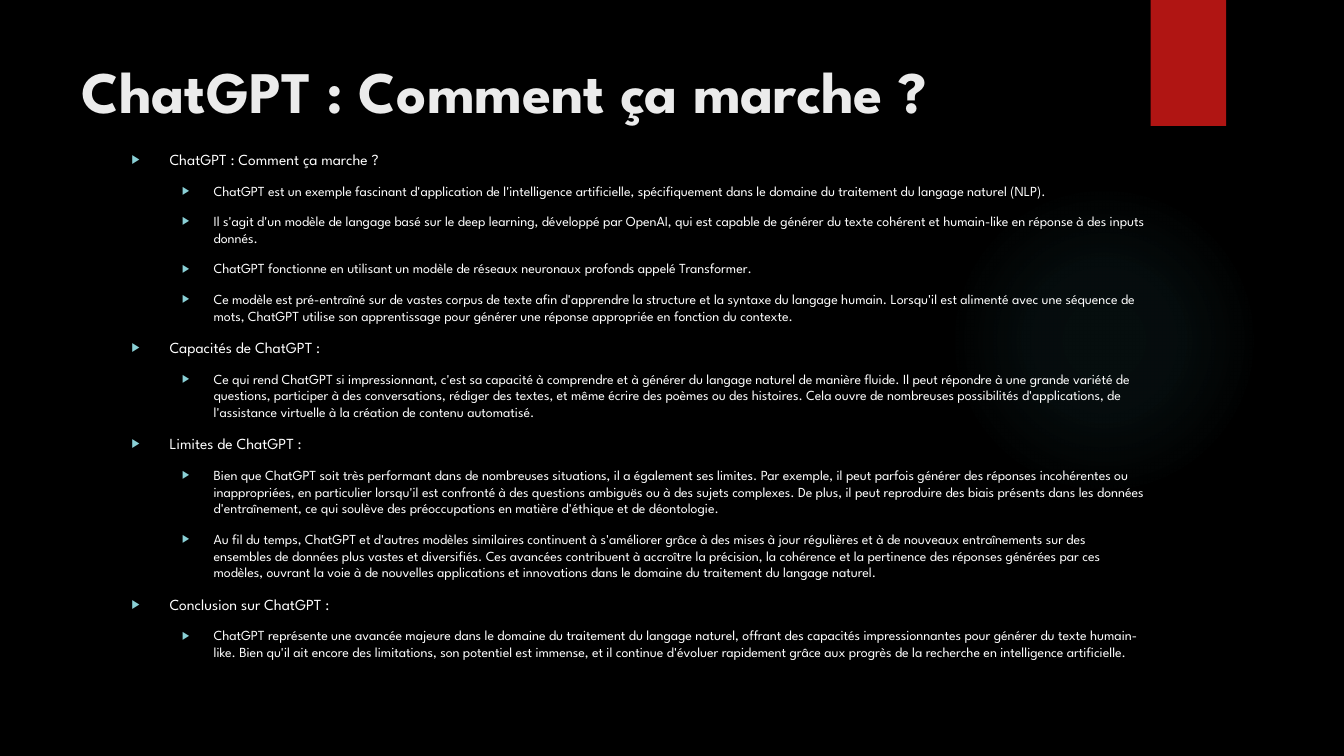
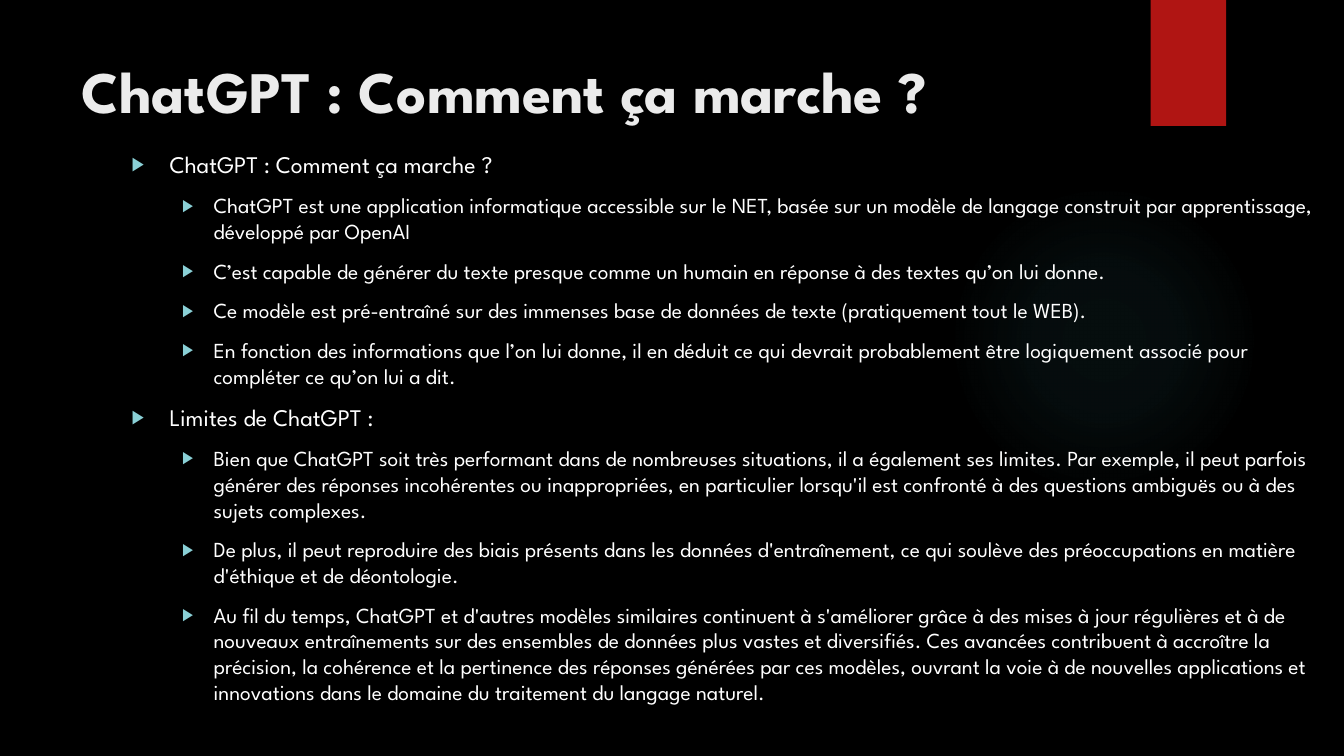
Before and after one commit to anumby-source/AnumbyMasterMind, a slide deck: slide 9 of Presentation.pptx. Drawn at 1344x756 pixels with LibreOffice and Linux fonts; fonts in the diff are those of the drawing; background and template pictures are left out. Boxes give left, top, right and bottom in pixels: in the first picture for what was removed or moved away, otherwise in the second. Text is boxed around its words. In the diff, an @@ line names an element or a change of style, - is before the commit and + after.

```diff
--- a/Presentation.pptx
+++ b/Presentation.pptx
@@ text at <box>170,156,1305,705</box>: size 11 to 17 pt in "ChatGPT : Comment ça marche ?", "Limites de ChatGPT :"; size 9.9 to 15.3 pt in "Au fil du temps, ChatGPT et d'autres ..." @@
@@ text at <box>214,198,1312,389</box>: text changed; size 9.9 to 15.3 pt @@
-  ▶ ChatGPT est un exemple fascinant d'application de l'intelligence artificielle, spécifiquement dans le domaine du traitement du langage naturel (NLP).
-  ▶ Il s'agit d'un modèle de langage basé sur le deep learning, développé par OpenAI, qui est capable de générer du texte cohérent et humain-like en réponse à des inputs donnés.
-  ▶ ChatGPT fonctionne en utilisant un modèle de réseaux neuronaux profonds appelé Transformer.
-  ▶ Ce modèle est pré-entraîné sur de vastes corpus de texte afin d'apprendre la structure et la syntaxe du langage humain. Lorsqu'il est alimenté avec une séquence de mots, ChatGPT utilise son apprentissage pour générer une réponse appropriée en fonction du contexte.
-▶ Capacités de ChatGPT :
-  ▶ Ce qui rend ChatGPT si impressionnant, c'est sa capacité à comprendre et à générer du langage naturel de manière fluide. Il peut répondre à une grande variété de questions, participer à des conversations, rédiger des textes, et même écrire des poèmes ou des histoires. Cela ouvre de nombreuses possibilités d'applications, de l'assistance virtuelle à la création de contenu automatisé.
+  ▶ ChatGPT est une application informatique accessible sur le NET, basée sur un modèle de langage construit par apprentissage, développé par OpenAI
+  ▶ C’est capable de générer du texte presque comme un humain en réponse à des textes qu’on lui donne.
+  ▶ Ce modèle est pré-entraîné sur des immenses base de données de texte (pratiquement tout le WEB).
+  ▶ En fonction des informations que l’on lui donne, il en déduit ce qui devrait probablement être logiquement associé pour compléter ce qu’on lui a dit.
@@ text at <box>214,451,1306,588</box>: text changed; size 9.9 to 15.3 pt @@
-  ▶ Bien que ChatGPT soit très performant dans de nombreuses situations, il a également ses limites. Par exemple, il peut parfois générer des réponses incohérentes ou inappropriées, en particulier lorsqu'il est confronté à des questions ambiguës ou à des sujets complexes. De plus, il peut reproduire des biais présents dans les données d'entraînement, ce qui soulève des préoccupations en matière d'éthique et de déontologie.
+  ▶ Bien que ChatGPT soit très performant dans de nombreuses situations, il a également ses limites. Par exemple, il peut parfois générer des réponses incohérentes ou inappropriées, en particulier lorsqu'il est confronté à des questions ambiguës ou à des sujets complexes.
+  ▶ De plus, il peut reproduire des biais présents dans les données d'entraînement, ce qui soulève des préoccupations en matière d'éthique et de déontologie.
@@ text at <box>170,599,1137,660</box>: paragraphs removed @@
-▶ Conclusion sur ChatGPT :
-  ▶ ChatGPT représente une avancée majeure dans le domaine du traitement du langage naturel, offrant des capacités impressionnantes pour générer du texte humain-like. Bien qu'il ait encore des limitations, son potentiel est immense, et il continue d'évoluer rapidement grâce aux progrès de la recherche en intelligence artificielle.
```
Also in this commit, not shown: 1 other slide changed, 2 other files.
